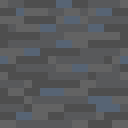
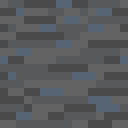
Layer changes from the first 128x128 image to the second:
painted on "Layer 0 copy" over box(0, 0, 128, 128)
